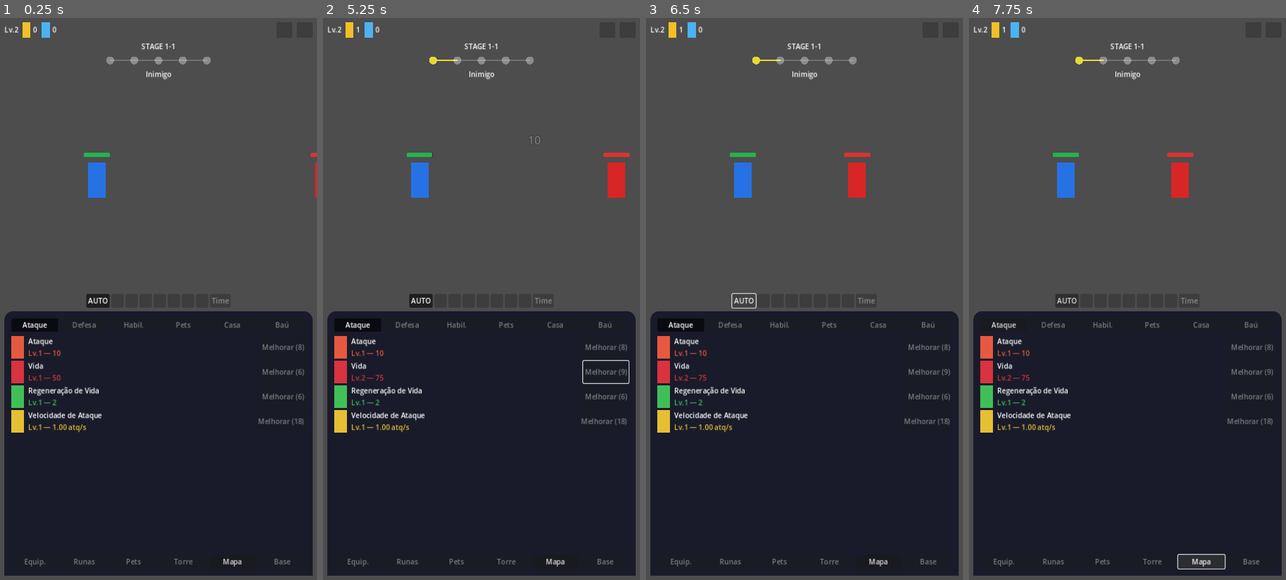
Above: before the commit, frames 1-4 (left to right).
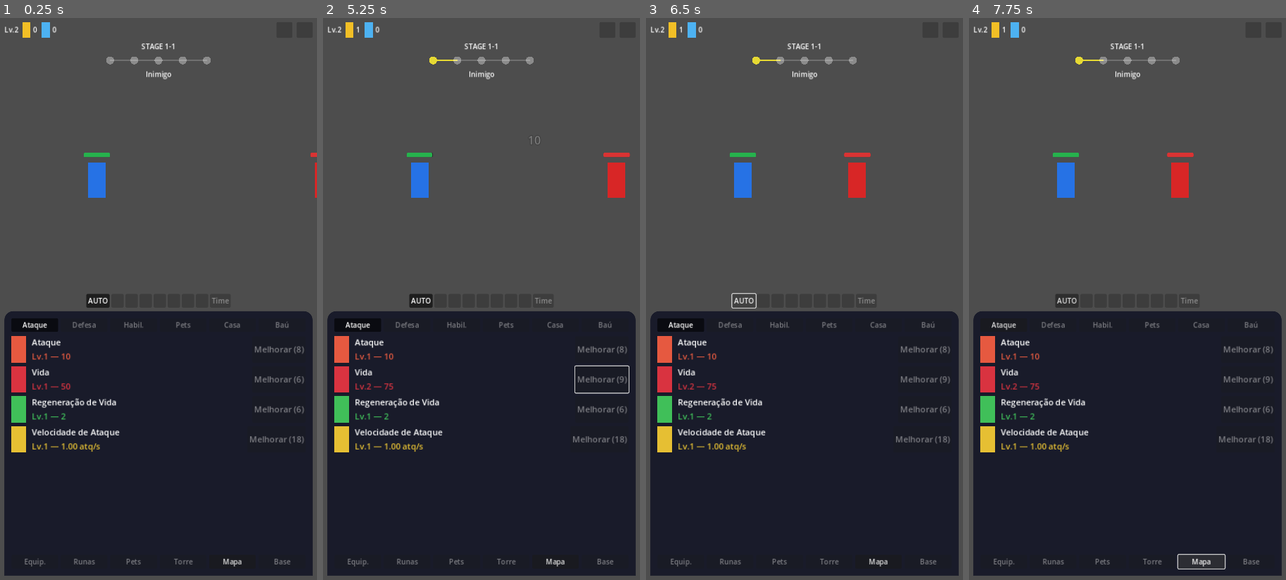
Above: after the commit, the same moments.

Repository: kaducfc/Projetos
Game: Godot game, scene res://scenes/Main.tscn
Same seed, same stepped clock (60 frames per second), same inputs: the game is played once before the commit and once after it.
Inputs:
- Up to frame 1 (0.25 s): no input
- Up to frame 2 (5.25 s): click "AUTO" at 0.5 s; click "Ataque" at 1.25 s; click "Mapa" at 2 s; click "AUTO" at 2.75 s; click "Ataque" at 3.5 s; click "Mapa" at 4.25 s; click "Melhorar (6)" at 5 s
- Up to frame 3 (6.5 s): click "AUTO" at 5.75 s
- Up to frame 4 (7.75 s): click "Ataque" at 6.5 s; click "Mapa" at 7.25 s

The runs differ from the first frame. In frame 1, 2.5% of the frame differs, in the area x 3-96%, y 56-78%; in frame 2, 2.7%, in the area x 3-97%, y 56-78%; in frame 3, 2.5%; in frame 4, 2.5%.

Commit message:
Aumenta ~20% o tamanho de cada linha de upgrade
Ícone (28->34), fonte dos textos (16->19), altura do botão de
melhorar (~34->42) e espaçamento entre linhas (6->8), mantendo o
painel no mesmo tamanho geral (meio a meio com a área de batalha).

Diff:
--- a/idle-hero-godot/scenes/HUD.tscn
+++ b/idle-hero-godot/scenes/HUD.tscn
@@ -225,7 +225,7 @@
 [node name="StatsPanel" type="VBoxContainer" parent="MarginContainer/VBoxContainer/BottomSheet/BottomSheetContent"]
 layout_mode = 2
 size_flags_vertical = 3
-theme_override_constants/separation = 6
+theme_override_constants/separation = 8
 
 [node name="BottomNav" type="HBoxContainer" parent="MarginContainer/VBoxContainer/BottomSheet/BottomSheetContent"]
 layout_mode = 2
--- a/idle-hero-godot/scripts/HUD.gd
+++ b/idle-hero-godot/scripts/HUD.gd
@@ -71,10 +71,10 @@
 	for key in GameState.STAT_ORDER:
 		var display: Dictionary = STAT_DISPLAY[key]
 		var row := HBoxContainer.new()
-		row.add_theme_constant_override("separation", 10)
+		row.add_theme_constant_override("separation", 12)
 
 		var icon := ColorRect.new()
-		icon.custom_minimum_size = Vector2(28, 28)
+		icon.custom_minimum_size = Vector2(34, 34)
 		icon.color = display.color
 		row.add_child(icon)
 
@@ -82,13 +82,17 @@
 		info.size_flags_horizontal = SIZE_EXPAND_FILL
 		var name_label := Label.new()
 		name_label.text = display.name
+		name_label.add_theme_font_size_override("font_size", 19)
 		var value_label := Label.new()
 		value_label.add_theme_color_override("font_color", display.color)
+		value_label.add_theme_font_size_override("font_size", 19)
 		info.add_child(name_label)
 		info.add_child(value_label)
 		row.add_child(info)
 
 		var upgrade_button := Button.new()
+		upgrade_button.custom_minimum_size = Vector2(0, 42)
+		upgrade_button.add_theme_font_size_override("font_size", 19)
 		upgrade_button.pressed.connect(_on_upgrade_pressed.bind(key))
 		row.add_child(upgrade_button)
 
